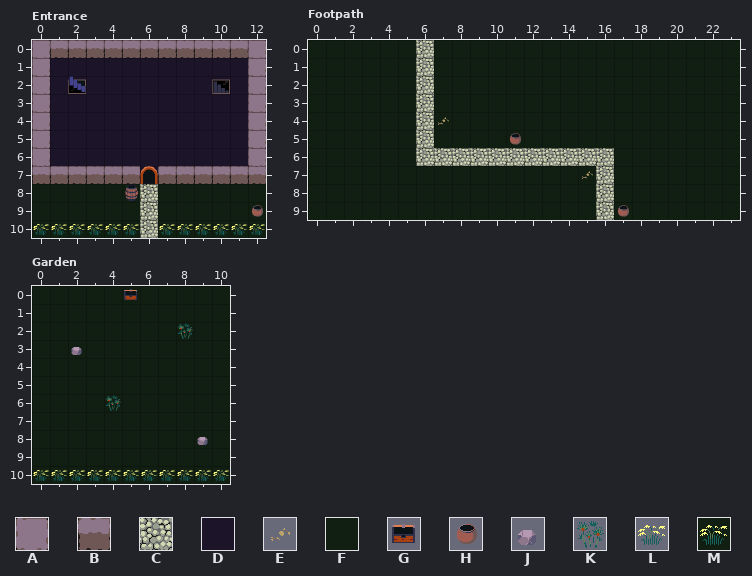
LDtk project: Assets/World.ldtk. The picture above is the old version.
Cells are 32x32 px. Shown: Entrance x 0..12, y 0..10; Footpath x 0..23, y 0..9; Garden x 0..10, y 0..10.
Key: from "Tiles": A 0, B 1, C 105, D 147, E 216, F 273, G 358, H 360, J 379, K 401, L 405, M 273 under 405.
_ is an empty cell, # one hidden under a higher layer.
Layers that did not change in this view are not listed.
Layer "Floor" before, Entrance, first column x 0:
 0 ABBBBBBBBBBBA
 1 ADDDDDDDDDDDA
 2 ADDDDDDDDDDDA
 3 ADDDDDDDDDDDA
 4 ADDDDDDDDDDDA
 5 ADDDDDDDDDDDA
 6 ADDDDDDDDDDDA
 7 BBBBBBDBBBBBB
 8 FFFFFFCFFFFFF
 9 FFFFFFCFFFFFF
10 FFFFFFCFFFFFF
Layer "Floor" before, Footpath, first column x 0:
 0 FFFFFFCFFFFFFFFFFFFFFFFF
 1 FFFFFFCFFFFFFFFFFFFFFFFF
 2 FFFFFFCFFFFFFFFFFFFFFFFF
 3 FFFFFFCFFFFFFFFFFFFFFFFF
 4 FFFFFFCFFFFFFFFFFFFFFFFF
 5 FFFFFFCFFFFFFFFFFFFFFFFF
 6 FFFFFFCCCCCCCCCCCFFFFFFF
 7 FFFFFFFFFFFFFFFFCFFFFFFF
 8 FFFFFFFFFFFFFFFFCFFFFFFF
 9 FFFFFFFFFFFFFFFFCFFFFFFF
Layer "Floor" before, Garden, first column x 0:
 0 FFFFFFFFFFF
 1 FFFFFFFFFFF
 2 FFFFFFF#FFF
 3 FFFFFFFFFFF
 4 FFFFFFFFFFF
 5 FFFFFFFFFFF
 6 FFFFFFFFFFF
 7 F#FFF#FFFFF
 8 FFFFFFFFFFF
 9 FFFFFFFFFFF
10 FFFFFFFFF#F
Layer "Objects" before, Garden, first column x 0:
 0 _____G_____
 1 ___________
 2 _______FK__
 3 __J________
 4 ___________
 5 ___________
 6 ____K______
 7 _F___F_____
 8 _________J_
 9 ___________
10 LLLLLLLLLML
The same view after the edit:
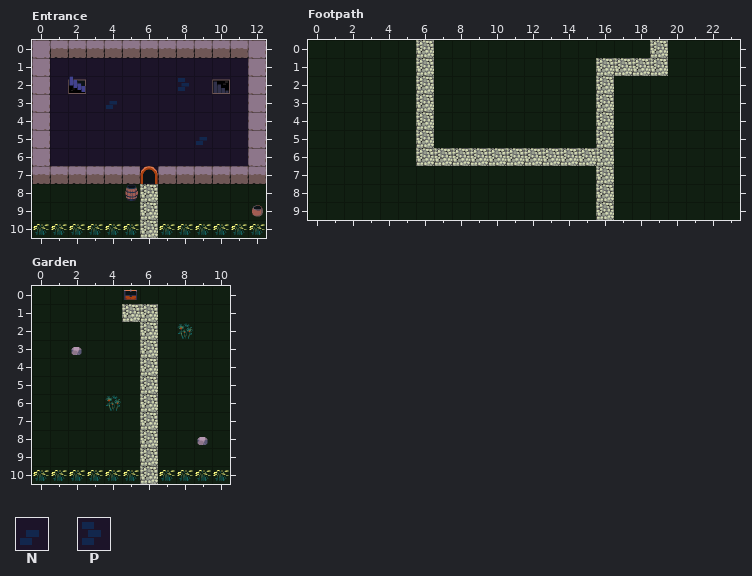
Further tiles: from "Tiles": N 147 under 193, P 147 under 195.
The exact change:
Layer "Floor", Entrance:
The edit turns tile D into tile N in row 3 at x 4; in row 5 at x 9.
The edit turns tile D into tile P in row 2 at x 8.
Layer "Floor", Footpath:
The edit turns tile F into tile C in row 0 at x 19; in row 1 at x 16 to 19; in rows 2 to 5 at x 16.
Layer "Objects" (now hidden), Footpath:
Tile E is removed in row 4 at x 7; in row 7 at x 15.
Tile H is removed in row 5 at x 11; in row 9 at x 17.
Layer "Floor", Garden:
The edit turns tile F into tile C in row 1 at x 5 to 6; in rows 2 to 10 at x 6.
Layer "Objects", Garden:
Tile L is removed in row 10 at x 6.
